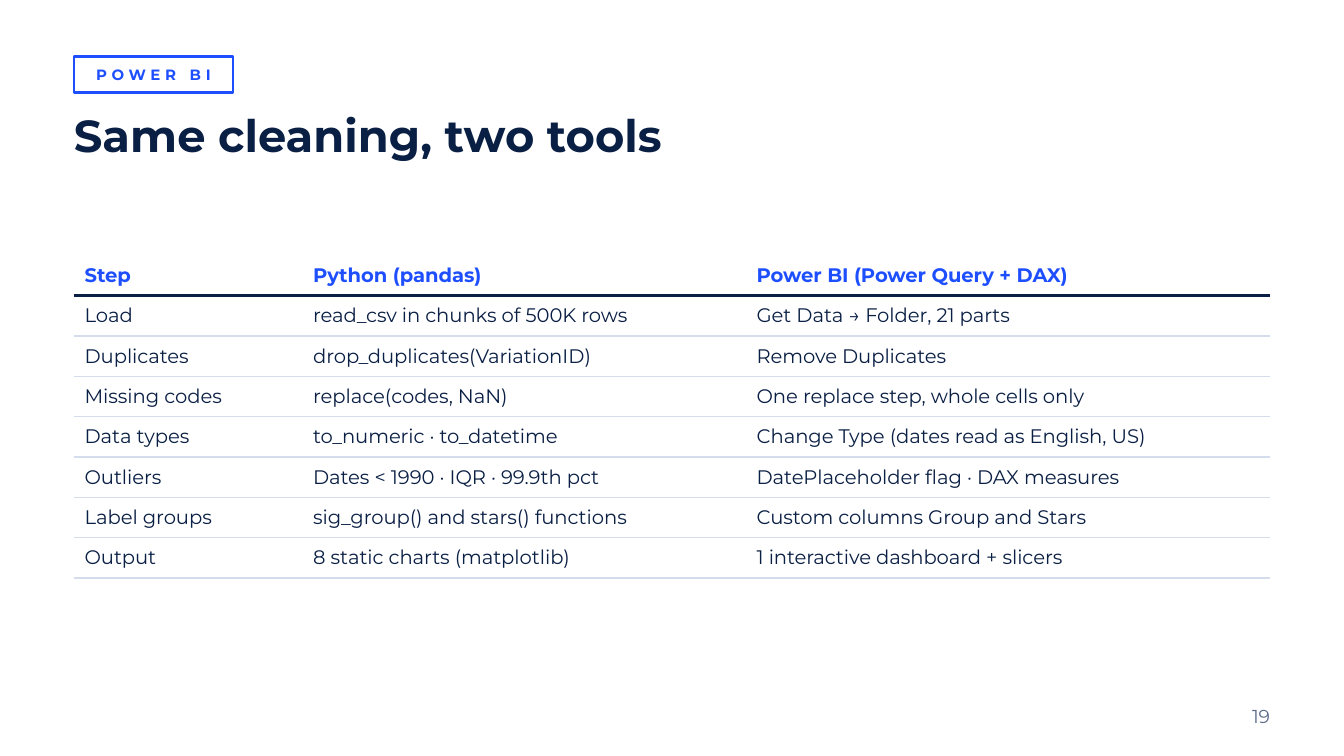
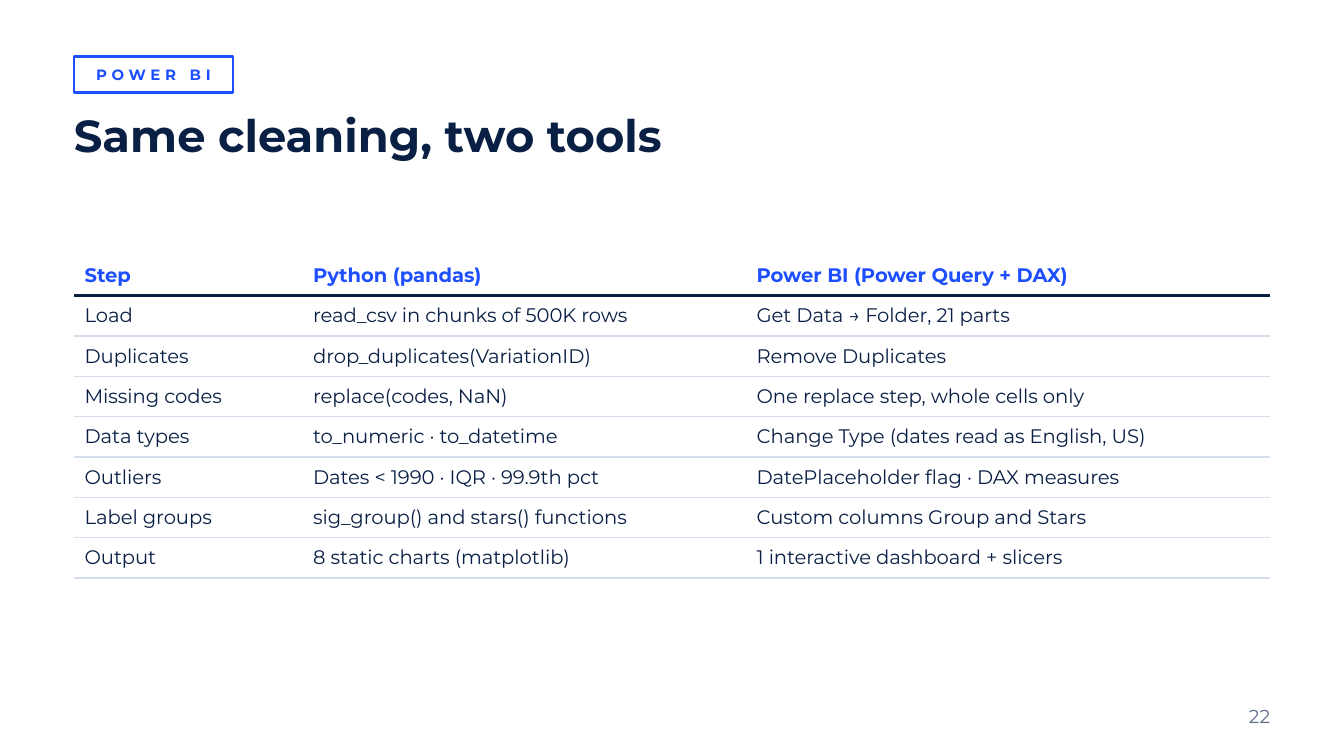
Before and after one commit to yeruka-ui/ClinVar-Data-Analysis, a slide deck: slide 22 of ClinVar_Full_Presentation_DNA.pptx (slide 19 before the commit). Drawn at 1344x756 pixels with LibreOffice and Linux fonts; fonts in the diff are those of the drawing; background and template pictures are left out. Boxes give left, top, right and bottom in pixels: in the first picture for what was removed or moved away, otherwise in the second. Text is boxed around its words. In the diff, an @@ line names an element or a change of style, - is before the commit and + after.

```diff
--- a/ClinVar_Full_Presentation_DNA.pptx
+++ b/ClinVar_Full_Presentation_DNA.pptx
@@ text at box(1249, 710, 1270, 723): text changed @@
-19
+22
```
Also in this commit, not shown: 11 other slides changed, 3 slides added, 4 other files.
